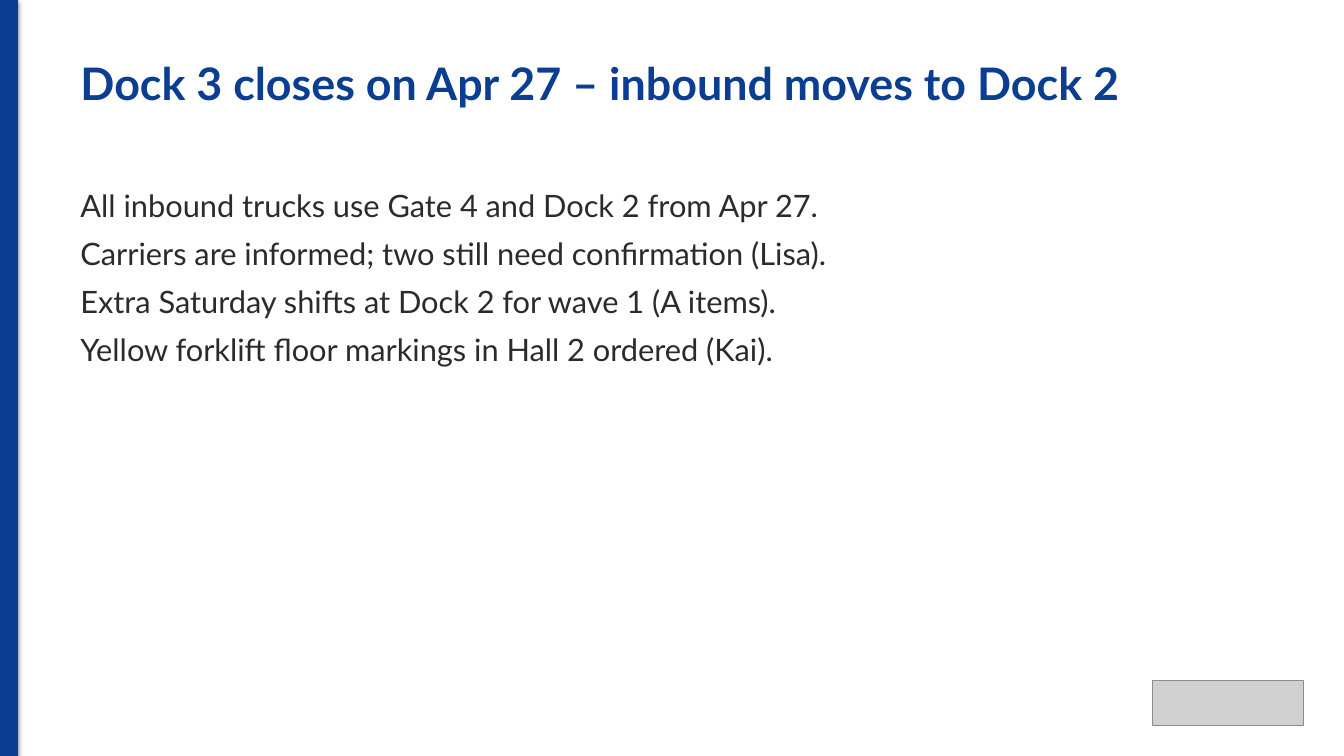
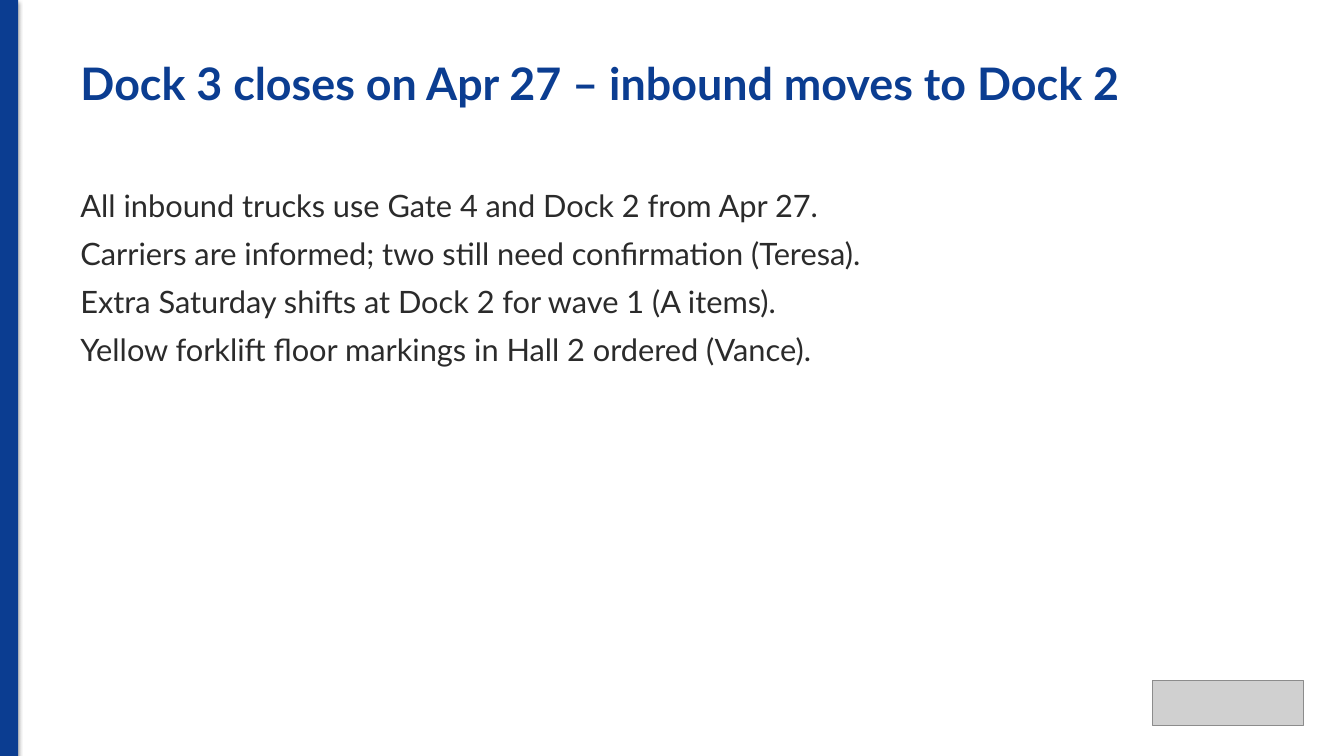
Before and after one commit to jenssgb/demo-kit-data, a slide deck: slide 3 of powerpoint-copilot/Contoso_Fargo_Update_Branded.pptx. Drawn at 1344x756 pixels with LibreOffice and Linux fonts; fonts in the diff are those of the drawing; grey boxes stand for pictures. Boxes give left, top, right and bottom in pixels: in the first picture for what was removed or moved away, otherwise in the second. Text is boxed around its words. In the diff, an @@ line names an element or a change of style, - is before the commit and + after.

```diff
--- a/powerpoint-copilot/Contoso_Fargo_Update_Branded.pptx
+++ b/powerpoint-copilot/Contoso_Fargo_Update_Branded.pptx
@@ text at bbox=[80, 241, 860, 270]: text changed @@
-Carriers are informed; two still need confirmation (Lisa).
+Carriers are informed; two still need confirmation (Teresa).
@@ text at bbox=[80, 337, 811, 367]: text changed @@
-Yellow forklift floor markings in Hall 2 ordered (Kai).
+Yellow forklift floor markings in Hall 2 ordered (Vance).
```
Also in this commit, not shown: 1 other slide changed, 53 other files.
